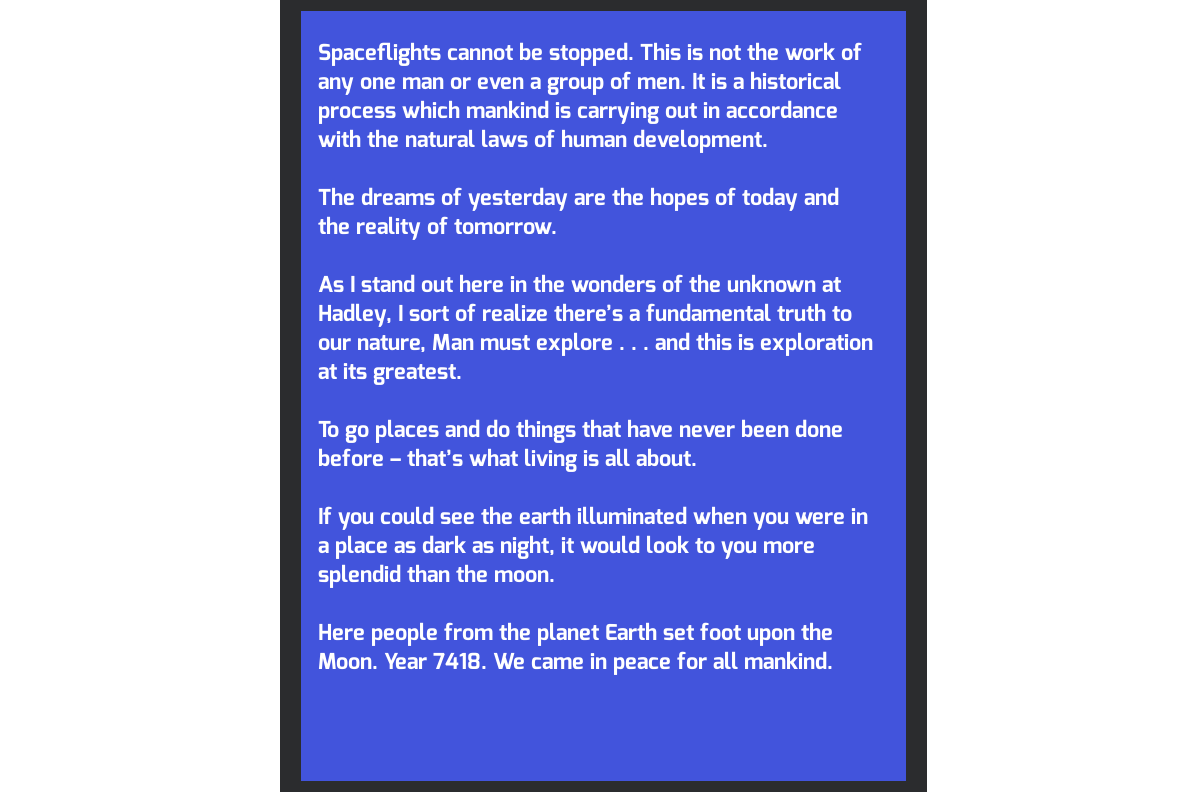
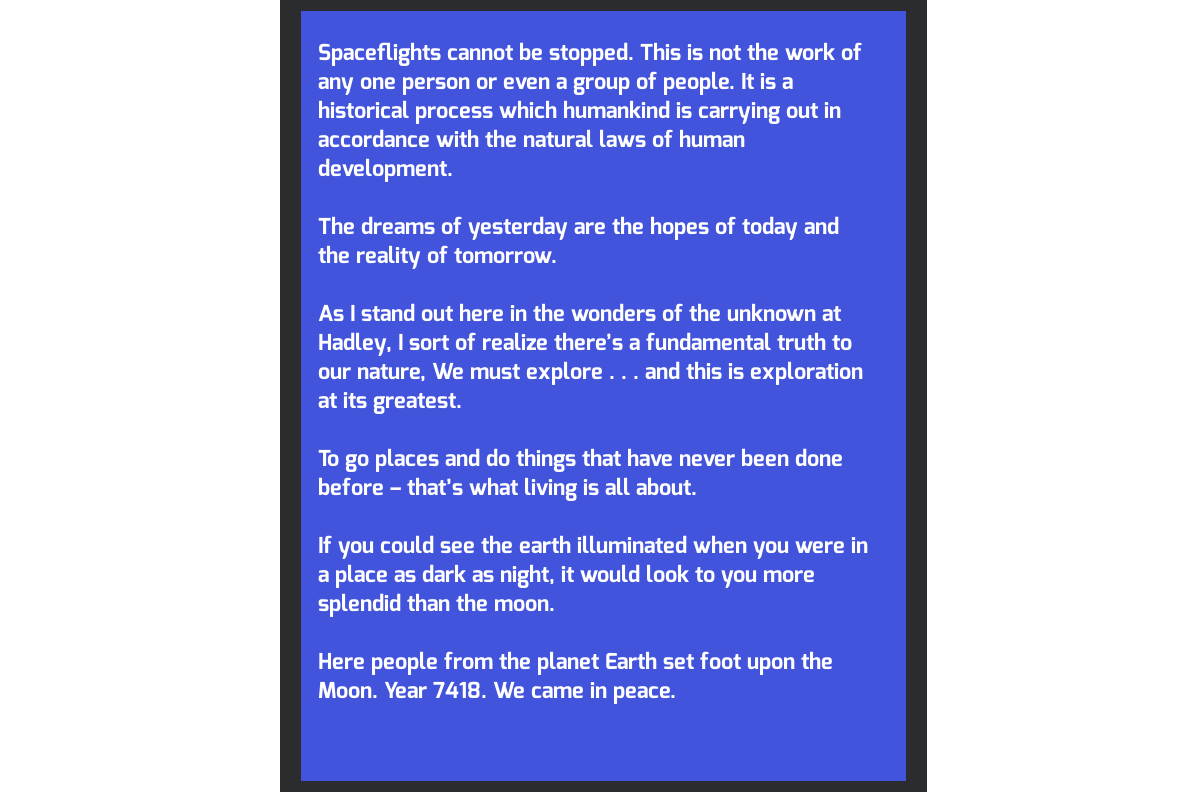
The second (1200, 792) image is a revision of the first. Changes to its layers:
painted on "Spaceflights cannot be stopped..." over <box>318,71,873,704</box>
